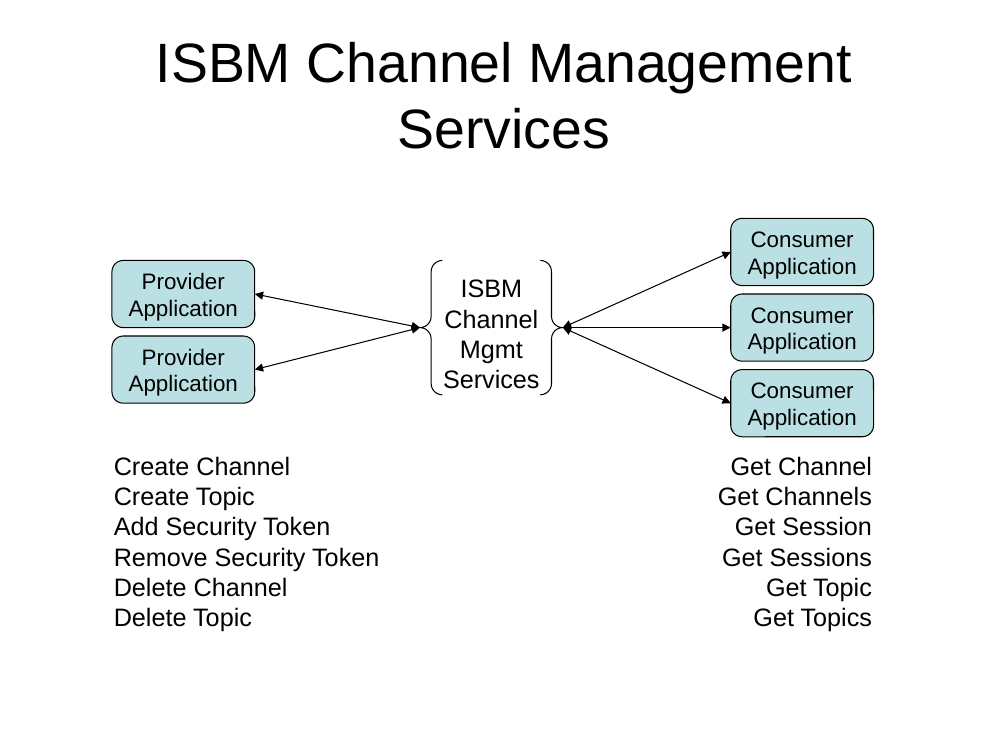
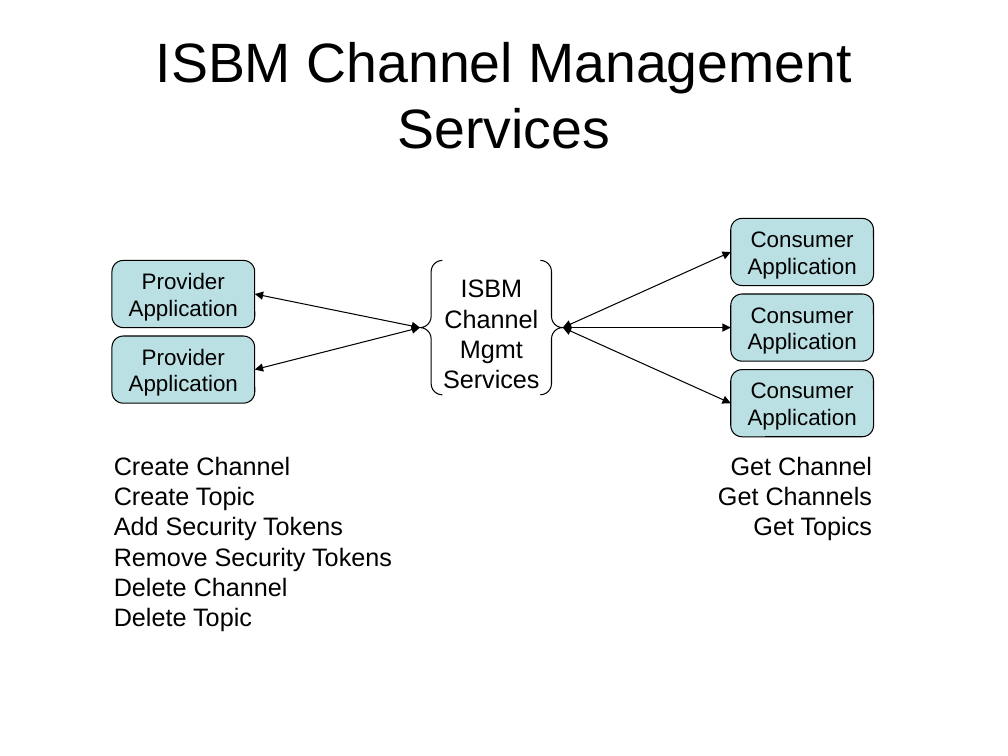
Before and after one commit to mimosa-org/ws-isbm, a slide deck: slide 8 of 0-Doc/OpenO&M Information Service Bus Model Specification Diagrams.pptx. Drawn at 1008x756 pixels with LibreOffice and Linux fonts; fonts in the diff are those of the drawing. Boxes give left, top, right and bottom in pixels: in the first picture for what was removed or moved away, otherwise in the second. Text is boxed around its words. In the diff, an @@ line names an element or a change of style, - is before the commit and + after.

Commit message:
Add security tokens to specification Change read response operation to include request message id Removed channel surrogate id

```diff
--- a/0-Doc/OpenO&M Information Service Bus Model Specification Diagrams.pptx
+++ b/0-Doc/OpenO&M Information Service Bus Model Specification Diagrams.pptx
@@ text at [114,516,392,571]: text changed @@
-Add Security Token
-Remove Security Token
+Add Security Tokens
+Remove Security Tokens
@@ text at [722,516,872,602]: paragraphs removed @@
-Get Session
-Get Sessions
-Get Topic
```
Also in this commit, not shown: 2 other slides changed, 7 slides removed, 13 other files.
